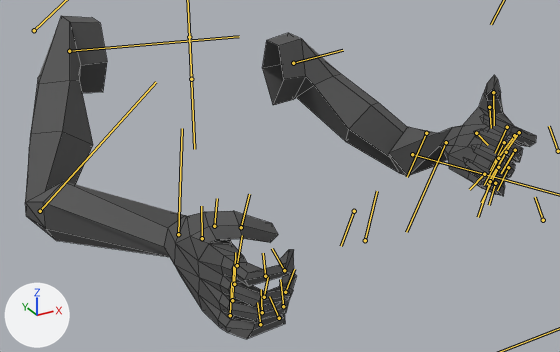
The FBX model Assets/Player/FP_Arms_TNGame.FBX as it was, and as the next commit left it.
Before and after are seen from a 50 mm camera at (-0.79, -1.782, 1.848) aimed at (0.024, -0.302, 1.108). The axes (+X, +Y, +Z) are drawn at lower left. The lights are the same throughout. Both versions are drawn at frame 21 of the action 'Take 001'; the numbers are the values there. The bones that bend it are drawn over the model as lines. Mesh edges are drawn as thin lines.

Names of what the first picture shows: 'Arms_Mesh'.
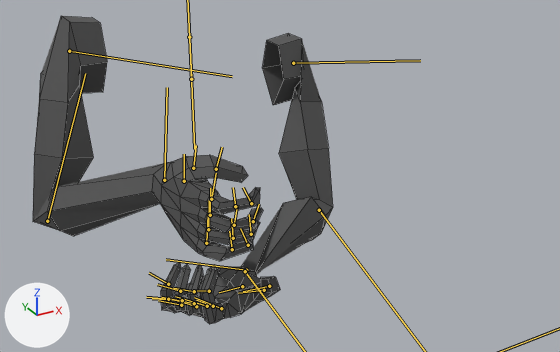
Pixel boxes (x1, y1, x2, y2) of what changed, in the pictures (560 x 352 px):
'Arms_Mesh', posed (41% narrower)
    before: (25, 16, 536, 339)
    after: (33, 16, 333, 324)
bone 'R_Shoulder', root to tip
    before: (69, 51) to (239, 36)
    after: (69, 51) to (232, 76)
bone 'R_Elbow', root to tip
    before: (40, 211) to (156, 82)
    after: (47, 221) to (85, 73)
bone 'R_Wrist', root to tip
    before: (178, 234) to (182, 128)
    after: (164, 180) to (167, 87)
bone 'L_Shoulder', root to tip
    before: (293, 63) to (343, 50)
    after: (293, 63) to (420, 60)
bone 'L_Wrist', root to tip
    before: (446, 142) to (406, 232)
    after: (246, 270) to (166, 259)

The edits, one by one:
Bone 'R_Shoulder' (bone_r_shoulder) turns from (6, 39, 59) to (-15, 68, 31) degrees about its own x, y and z.
Bone 'R_Elbow' (bone_r_elbow) turns from (-14, -21, 66) to (-32, -22, 111) degrees about its own x, y and z.
Bone 'R_Wrist' (bone_r_wrist) turns from (57, 1, -23) to (34, -1, -36) degrees about its own x, y and z.
Bone 'L_Shoulder' (bone_l_shoulder) turns from (-8, 29, -55) to (-12, 62, -94) degrees about its own x, y and z.
Bone 'L_Elbow' (bone_l_elbow) turns from (19, -23, -78) to (15, -22, -70) degrees about its own x, y and z.
Bone 'L_Wrist' (bone_l_wrist) turns from (-96, 9, 17) to (-129, -4, -3) degrees about its own x, y and z.
Bone 'L_Wrist' (bone_l_wrist) is rescaled from (1.02, 1.0, 0.99) to (1.0, 1.0, 1.0).
